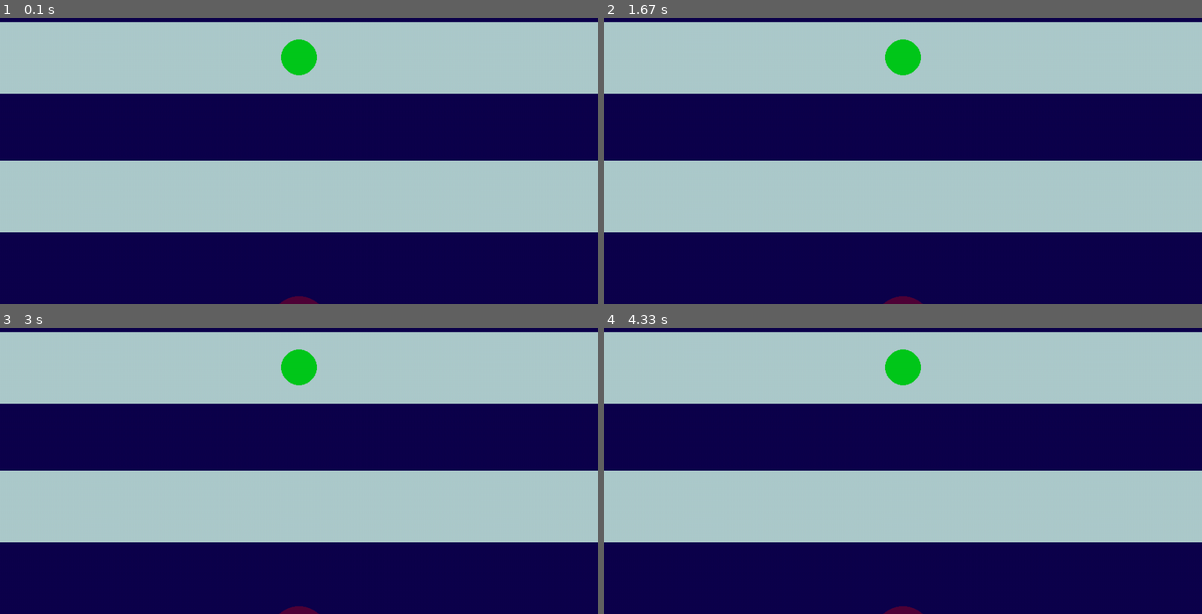
Above: before the commit, frames 1-4 (two rows, left to right).
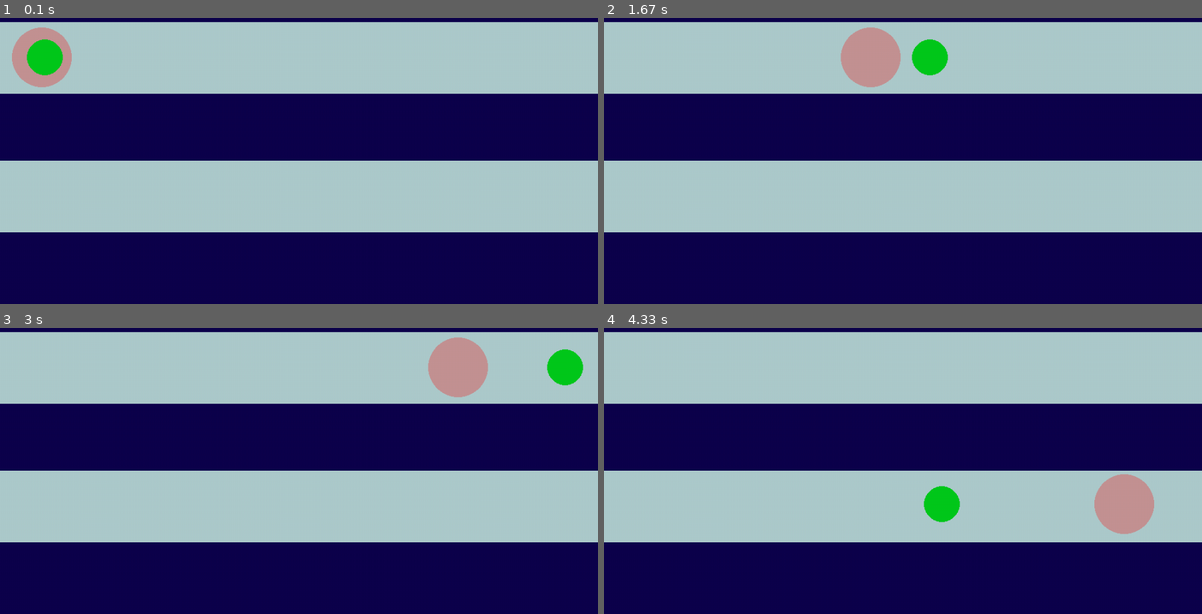
Above: after the commit, the same moments.

Repository: JeanRozanov880/my_pygame_tasks
Game: pygame game, started from task6.py
The game is run twice, just before and just after one commit, with the same random seed, the same clock (stepped at 60 frames per second) and the same inputs.
Inputs:
- Up to frame 1 (0.1 s): no input
- Up to frame 2 (1.67 s): no input
- Up to frame 3 (3 s): no input
- Up to frame 4 (4.33 s): no input

The runs differ from the first frame. In frame 1, 2.4% of the frame differs, in the area x 2-54%, y 3-100%; in frame 2, 2.6%; in frame 3, 3.0%, in the area x 46-98%, y 3-100%; in frame 4, 3.0%.

Commit message:
Update and rename task7.py to task6.py

Diff:
--- a/task7.py
+++ b/task6.py
@@ -23,15 +23,14 @@
 pg.draw.rect(background_sf, DAY_BLUE, (0, WIN_HEIGHT * 3 / 5, WIN_WIDTH, WIN_HEIGHT * 1 / 5))
 
 # слой №2 - первый шар
-ball1_sf = pg.Surface((WIN_HEIGHT * 1 / 4, WIN_HEIGHT * 1 / 4), pg.SRCALPHA)
-ball1_rect = ball1_sf.get_rect(centerx=WIN_WIDTH / 2)
-ball1_rect.top = WIN_HEIGHT * 3 / 4
+ball1_sf = pg.Surface((BALL_WIDTH, BALL_HEIGHT), pg.SRCALPHA)
+ball1_rect = ball1_sf.get_rect(centerx=WIN_WIDTH / 20)
 ball1_sf.fill((0, 0, 0, 0))  # сначала делаем всю поверхность полностью прозрачной
 pg.draw.circle(ball1_sf, (*RED, 70), (BALL_WIDTH / 2, BALL_HEIGHT / 2), r1)
 
 # слой №3 - второй шар
 ball2_sf = pg.Surface((BALL_WIDTH, BALL_HEIGHT), pg.SRCALPHA)
-ball2_rect = ball2_sf.get_rect(centerx=WIN_WIDTH / 2)
+ball2_rect = ball2_sf.get_rect(centerx=WIN_WIDTH / 20)
 ball2_sf.fill((0, 0, 0, 0))  # сначала делаем всю поверхность полностью прозрачной
 pg.draw.circle(ball2_sf, (*GREEN, 255), (BALL_WIDTH / 2, BALL_HEIGHT / 2), r2)
 
@@ -61,6 +60,23 @@
         break
 
     # изменение характеристик объектов:
+    # движение 1-ого шара:
+    if ball1_rect.right >= WIN_WIDTH + r1: # если шар дошел до правой границы
+        direction1 = -1 # меняем направление налево
+        ball1_rect.bottom = BALL_HEIGHT * 1.61 # переносим вниз
+    elif ball1_rect.left <= 0 - r1: # если шар дошел до левой границы
+        direction1 = 1 # меняем направление направо
+        ball1_rect.top = 0 # переносим вверх (исходное положение)
+    ball1_rect.right += speed1 * direction1 # обработка самого движения
+
+    # движение 2-ого шара (аналогично первому):
+    if ball2_rect.right >= WIN_WIDTH + r2:
+        direction2 = -1
+        ball2_rect.bottom = BALL_HEIGHT * 1.61
+    elif ball2_rect.left <= 0 - r2:
+        direction2 = 1
+        ball2_rect.top = 0
+    ball2_rect.right += speed2 * direction2
 
     screen.blit(background_sf, (0, 0))
     screen.blit(ball1_sf, ball1_rect)
